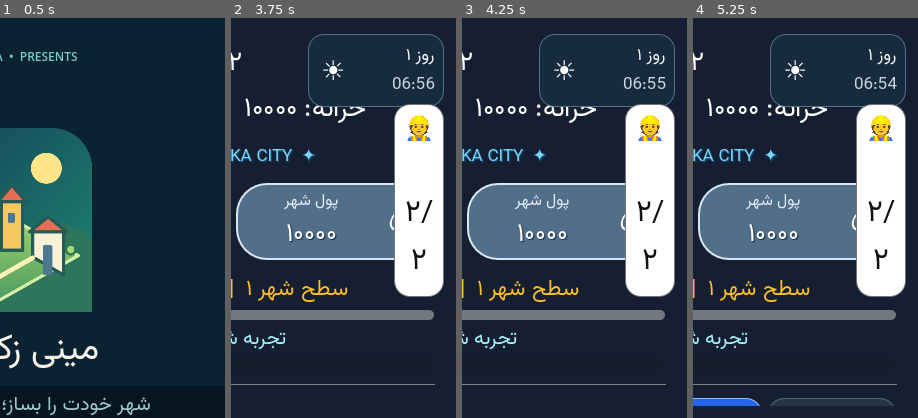
Above: before the commit, frames 1-4 (left to right).
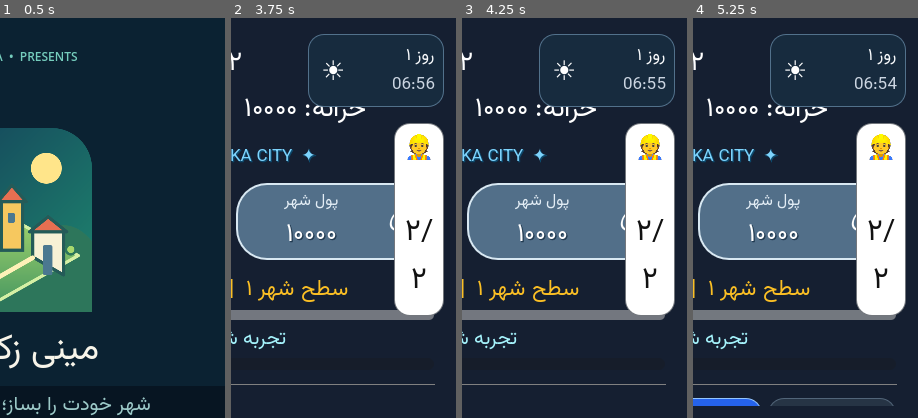
Above: after the commit, the same moments.

Repository: zekainstabot/mini-zeka-city
Game: Godot game, scene res://Main.tscn
Two runs of this game, one before a commit and one after it. Both use one fixed random seed, a clock stepped at 60 frames per second and the inputs below.
Inputs (mouse positions are % of the whole screen's width and height, from its top left):
- Up to frame 1 (0.5 s): no input
- Up to frame 2 (3.75 s): click (50, 54) at 0.52 s; type "12" at 0.6 s; click "🏛️ شهرداری و خدمات شهری" at 1.25 s; click "🏢 اقتصاد خصوصی و کسب‌وکارها" at 2 s; click "📋 گزارش‌ها و مشکلات شهر" at 2.75 s; click "🏗️ توسعه" at 3.5 s
- Up to frame 3 (4.25 s): no input
- Up to frame 4 (5.25 s): click "📋 گزارش‌ها و مشکلات شهر" at 4.25 s; click "🏆 دستاوردها" at 5 s
The pictures show only the part of the screen within x 50-100%, y 0-50%; the shares and areas given below are measured in that part.

Frame 1 is identical in both runs. In frame 2, 3.6% of the frame differs, in the area x 72-95%, y 21-75%; in frame 3, 3.6%; in frame 4, 3.6%.

Commit message:
Position worker shortcut below clock HUD

Diff:
--- a/scripts/Main.gd
+++ b/scripts/Main.gd
@@ -919,9 +919,6 @@
 			shortcuts.append(candidate)
 	var worker_button_valid = construction_capacity_button != null and is_instance_valid(construction_capacity_button)
 	var worker_x = right_edge - button_size.x - 12.0
-	if worker_button_valid:
-		construction_capacity_button.position = Vector2(worker_x, row_y)
-		_apply_font(construction_capacity_button, 25 if narrow else 28)
 	var shortcut_area_right = worker_x - gap if worker_button_valid else right_edge
 	var shortcut_area_width = maxf(0.0, shortcut_area_right - inset.x)
 	var usable_span = maxf(0.0, shortcut_area_width - button_size.x)
@@ -954,6 +951,15 @@
 			_apply_font(day_night_day_label, 12 if narrow else 14)
 		if day_night_timer_label != null and is_instance_valid(day_night_timer_label):
 			_apply_font(day_night_timer_label, 12 if narrow else 14)
+
+	# Anchor the worker shortcut below the clock's actual laid-out bottom edge.
+	# This avoids relying on a guessed HUD height across phone sizes and safe areas.
+	if worker_button_valid:
+		var worker_row_y = row_y
+		if day_night_hud != null and is_instance_valid(day_night_hud):
+			worker_row_y = maxf(worker_row_y, day_night_hud.position.y + day_night_hud.size.y + 16.0)
+		construction_capacity_button.position = Vector2(worker_x, worker_row_y)
+		_apply_font(construction_capacity_button, 25 if narrow else 28)
 
 	if construction_capacity_button != null and is_instance_valid(construction_capacity_button):
 		_update_construction_capacity_button()
